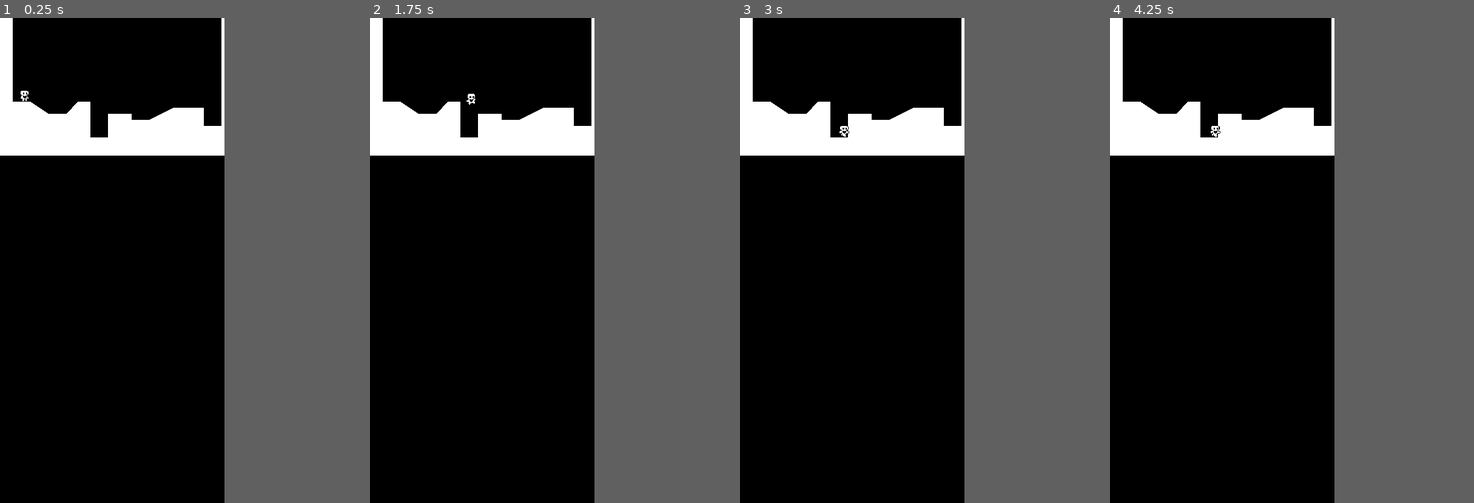
Above: before the commit, frames 1-4 (left to right).
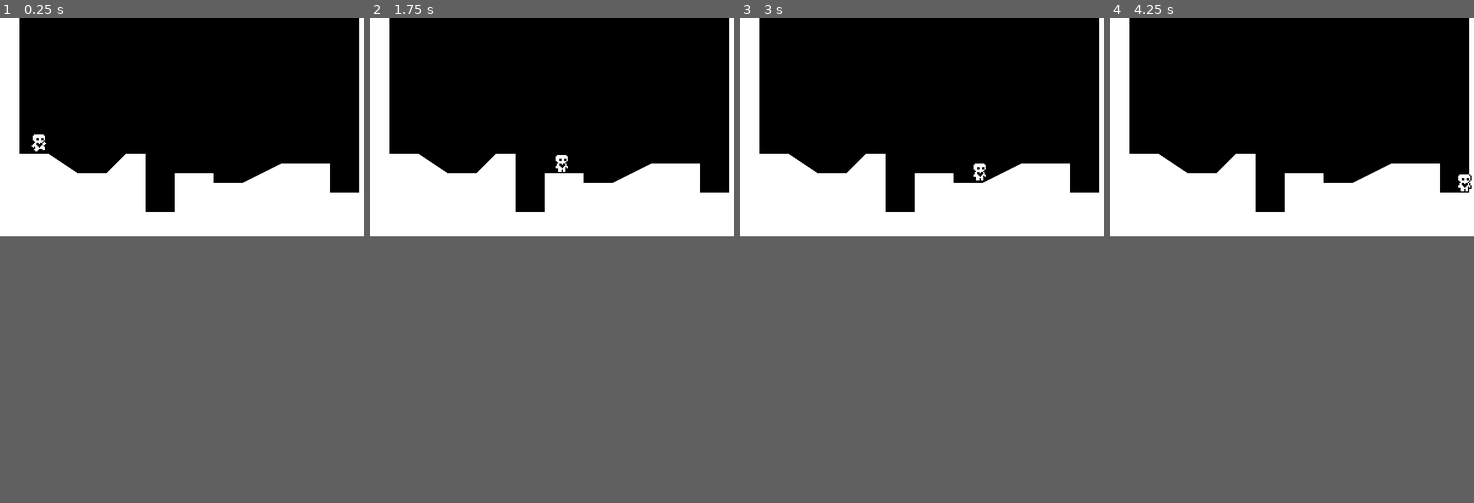
Above: after the commit, the same moments.

Repository: bbazziS2/Godot4Tuto
Game: Godot game, scene res://world.tscn
Same seed, same stepped clock (60 frames per second), same inputs: the game is played once before the commit and once after it.
Inputs:
- Up to frame 1 (0.25 s): no input
- Up to frame 2 (1.75 s): tap Enter (ui_accept) at 0.5, 0.6, 0.77, 1.07, 1.35, 1.52 s; hold Right (ui_right) from 0.53 s (still down)
- Up to frame 3 (3 s): tap Enter (ui_accept) at 1.82, 2.1, 2.85 s; release Right (ui_right) at 2.03 s; hold Left (ui_left) 2.03-2.78 s; hold Right (ui_right) from 2.78 s (still down)
- Up to frame 4 (4.25 s): keep holding Right (ui_right); tap Enter (ui_accept) at 3.02, 3.32, 3.6, 3.77, 4.07 s
The window is 370x800 before the commit and 600x360 after it. Grey fills any space a smaller window leaves; there, only what the larger window draws over its background counts as a difference.

The runs differ from the first frame. In frame 1, 19% of the frame differs, in the area x 0-100%, y 0-45%; in frame 2, 19%; in frame 3, 19%; in frame 4, 19%.

Commit message:
Heart Platformer P3 - Player Movement Data (Custom Resources

Diff:
--- /dev/null
+++ b/Godot4/DefaultMovementData.tres
@@ -0,0 +1,12 @@
+[gd_resource type="Resource" script_class="PlayerMovementData" load_steps=2 format=3 uid="uid://b0yl1l0mnjdj0"]
+
+[ext_resource type="Script" path="res://PlayerMovementData.gd" id="1_e3qw0"]
+
+[resource]
+script = ExtResource("1_e3qw0")
+speed = 100.0
+acceleration = 800.0
+friction = 1000.0
+jump_velocity = -250.0
+gravity_scale = 0.8
+air_resistence = 200.0
--- /dev/null
+++ b/Godot4/FastMovementData.tres
@@ -0,0 +1,10 @@
+[gd_resource type="Resource" script_class="PlayerMovementData" load_steps=2 format=3 uid="uid://beamlegoiniti"]
+
+[ext_resource type="Script" path="res://PlayerMovementData.gd" id="1_042am"]
+
+[resource]
+script = ExtResource("1_042am")
+speed = 120.0
+acceleration = 1000.0
+friction = 1000.0
+jump_velocity = -350.0
--- /dev/null
+++ b/Godot4/PlayerMovementData.gd
@@ -0,0 +1,9 @@
+class_name PlayerMovementData
+extends Resource
+
+@export var speed = 100.0
+@export var acceleration = 800.0
+@export var friction = 1000.0
+@export var jump_velocity = -300.0
+@export var gravity_scale = 1.0
+@export var air_resistence = 200.0
--- /dev/null
+++ b/Godot4/SlowMovementData.tres
@@ -0,0 +1,11 @@
+[gd_resource type="Resource" script_class="PlayerMovementData" load_steps=2 format=3 uid="uid://bv4n42u6aglv1"]
+
+[ext_resource type="Script" path="res://PlayerMovementData.gd" id="1_ck64o"]
+
+[resource]
+script = ExtResource("1_ck64o")
+speed = 50.0
+acceleration = 600.0
+friction = 800.0
+jump_velocity = -250.0
+gravity_scale = 0.5
--- a/Godot4/player.gd
+++ b/Godot4/player.gd
@@ -1,15 +1,11 @@
 extends CharacterBody2D
 
-const SPEED = 100.0
-const ACCELERATION = 800.0
-const FRICTION = 1000.0
-const JUMP_VELOCITY = -300.0
+@export var movement_data : PlayerMovementData
 
 var gravity = ProjectSettings.get_setting("physics/2d/default_gravity")
 
 @onready var animated_sprite_2d = $AnimatedSprite2D
 @onready var coyote_jump_timer = $CoyoteJumpTimer
-
 
 func _physics_process(delta):
 	apply_gravity(delta)
@@ -17,32 +13,39 @@
 	var input_axis = Input.get_axis("ui_left", "ui_right")
 	handle_acceleration(input_axis, delta)
 	apply_friction(input_axis, delta)
+	apply_air_resistence(input_axis, delta)
 	updeat_animations(input_axis)
 	var was_on_floor = is_on_floor()
 	move_and_slide()
 	var just_left_ledge = was_on_floor and not is_on_floor() and velocity.y >= 0
 	if just_left_ledge:
 		coyote_jump_timer.start()
+	if Input.is_action_just_pressed("ui_accept"):
+		movement_data = load("res://FastMovementData.tres")
 
 func apply_gravity(delta):
 	if not is_on_floor():
-		velocity.y += gravity * delta
+		velocity.y += gravity * movement_data.gravity_scale * delta
 
 func Handle_jump():
 	if is_on_floor() or coyote_jump_timer.time_left > 0.0:
 		if Input.is_action_just_pressed("ui_up"):
-			velocity.y = JUMP_VELOCITY
+			velocity.y = movement_data.jump_velocity
 	if not is_on_floor():
-		if Input.is_action_just_released("ui_up") and velocity.y < JUMP_VELOCITY / 2:
-			velocity.y = JUMP_VELOCITY / 2
+		if Input.is_action_just_released("ui_up") and velocity.y < movement_data.jump_velocity / 2:
+			velocity.y = movement_data.jump_velocity / 2
 
 func handle_acceleration(input_axis, delta):
 	if input_axis !=0:
-		velocity.x = move_toward(velocity.x, SPEED * input_axis, ACCELERATION * delta)
+		velocity.x = move_toward(velocity.x, movement_data.speed * input_axis, movement_data.acceleration * delta)
 
 func apply_friction(input_axis, delta):
-	if input_axis == 0:
-		velocity.x = move_toward(velocity.x, 0, FRICTION * delta)
+	if input_axis == 0 and is_on_floor():
+		velocity.x = move_toward(velocity.x, 0, movement_data.friction * delta)
+
+func apply_air_resistence(input_axis, delta):
+	if input_axis == 0 and not is_on_floor():
+		velocity.x = move_toward(velocity.x, 0, movement_data.air_resistence * delta)
 
 func updeat_animations(input_axis):
 	if input_axis != 0:
--- a/Godot4/player.tscn
+++ b/Godot4/player.tscn
@@ -1,7 +1,8 @@
-[gd_scene load_steps=13 format=3 uid="uid://bolpvq23xl3xy"]
+[gd_scene load_steps=14 format=3 uid="uid://bolpvq23xl3xy"]
 
 [ext_resource type="Script" path="res://player.gd" id="1_cb8x0"]
 [ext_resource type="Texture2D" uid="uid://61ihtdtarsj7" path="res://player.png" id="2_6tsvt"]
+[ext_resource type="Resource" uid="uid://b0yl1l0mnjdj0" path="res://DefaultMovementData.tres" id="2_pqeeo"]
 
 [sub_resource type="AtlasTexture" id="AtlasTexture_3fclg"]
 atlas = ExtResource("2_6tsvt")
@@ -82,8 +83,9 @@
 
 [node name="Player" type="CharacterBody2D"]
 floor_constant_speed = true
-floor_snap_length = 2.0
+floor_snap_length = 3.0
 script = ExtResource("1_cb8x0")
+movement_data = ExtResource("2_pqeeo")
 
 [node name="AnimatedSprite2D" type="AnimatedSprite2D" parent="."]
 position = Vector2(0, -10)
--- a/Godot4/project.godot
+++ b/Godot4/project.godot
@@ -18,7 +18,7 @@
 [display]
 
 window/size/viewport_width=300
-window/size/viewport_height=649
+window/size/viewport_height=180
 window/size/window_width_override=1280
 window/stretch/mode="canvas_items"
 
